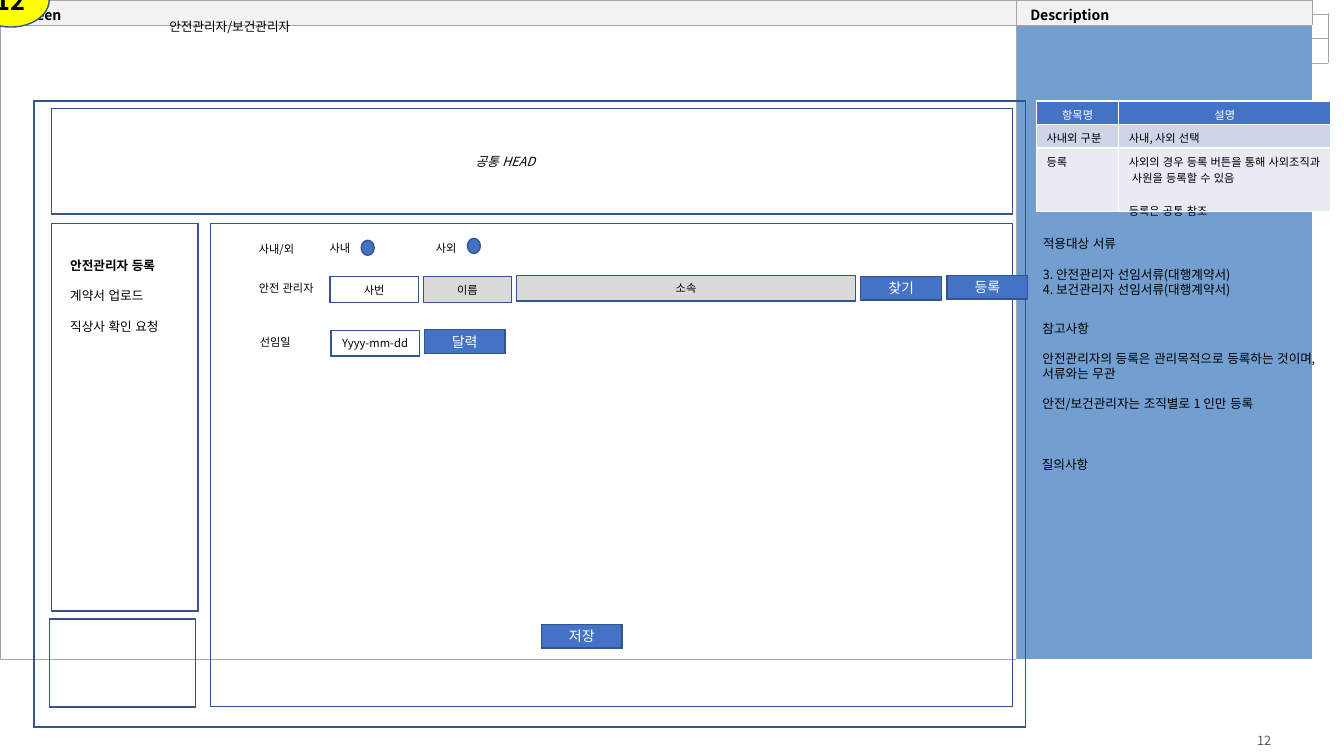
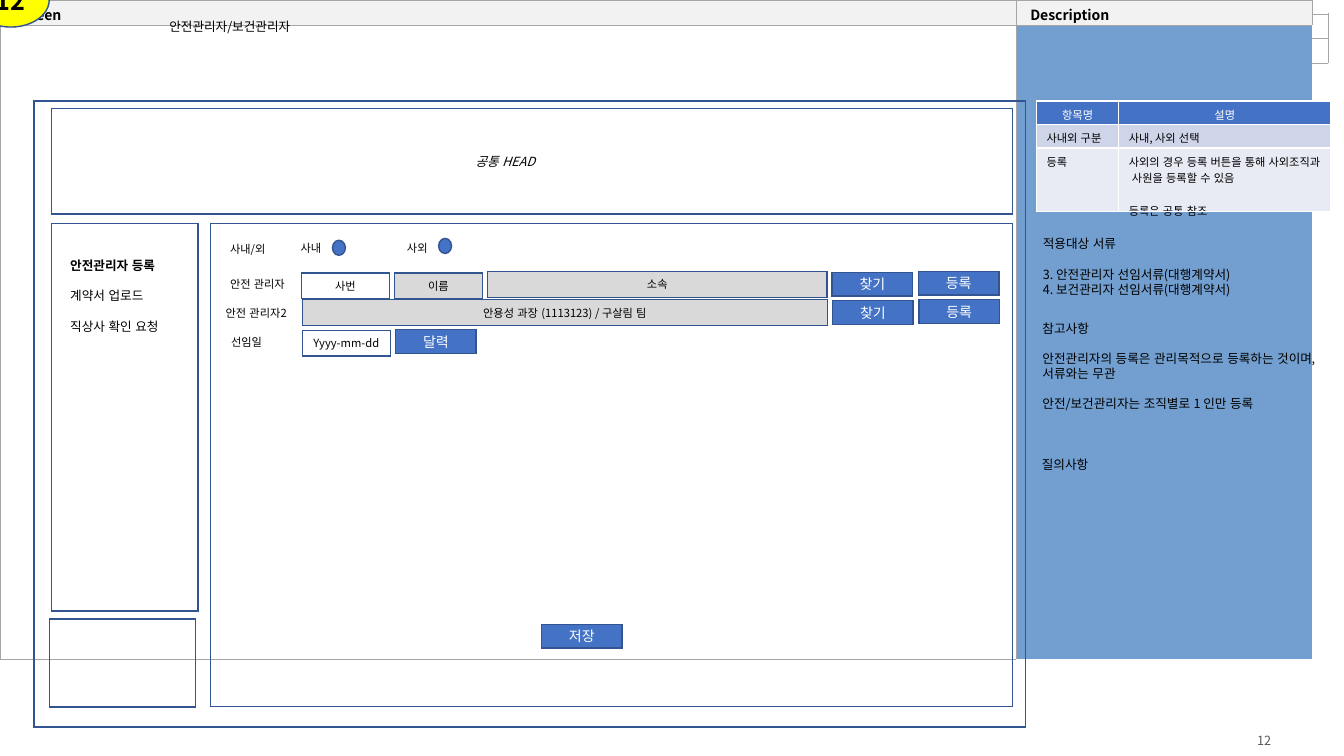
Before and after one commit to yamdeng/ktds-publish, a slide deck: slide 12 of docs/퍼블_페이지작업.pptx. Drawn at 1344x756 pixels with LibreOffice and Linux fonts; fonts in the diff are those of the drawing. Boxes give left, top, right and bottom in pixels: in the first picture for what was removed or moved away, otherwise in the second. Text is boxed around its words. In the diff, an @@ line names an element or a change of style, - is before the commit and + after.

```diff
--- a/docs/퍼블_페이지작업.pptx
+++ b/docs/퍼블_페이지작업.pptx
@@ 4 texts, 2 rectangles, 2 ellipses: place and size @@
-4 texts, 2 rectangles, 2 ellipses at [259,239,505,357]
+4 texts, 2 rectangles, 2 ellipses at [230,239,476,357]
@@ rectangle added at [302,299,828,326], fill #D9D9D9, outline #325491 1 pt, 8 pt, text #000000 @@
+안용성 과장 (1113123) / 구살림 팀
@@ 5 rectangles, 1 text: place and size @@
-5 rectangles, 1 text at [259,275,1028,303]
+5 rectangles, 1 text at [230,271,999,299]
@@ rectangle added at [920,299,1000,324], fill #4472C4, outline #325491 1 pt, 10 pt, text #FFFFFF @@
+등록
@@ text added at [226,307,286,318], 8 pt, text #000000 @@
+안전 관리자2
@@ rectangle added at [833,300,913,325], fill #4472C4, outline #325491 1 pt, 10 pt, text #FFFFFF @@
+찾기
```
Also in this commit, not shown: 2 other slides changed, 2 other files.
